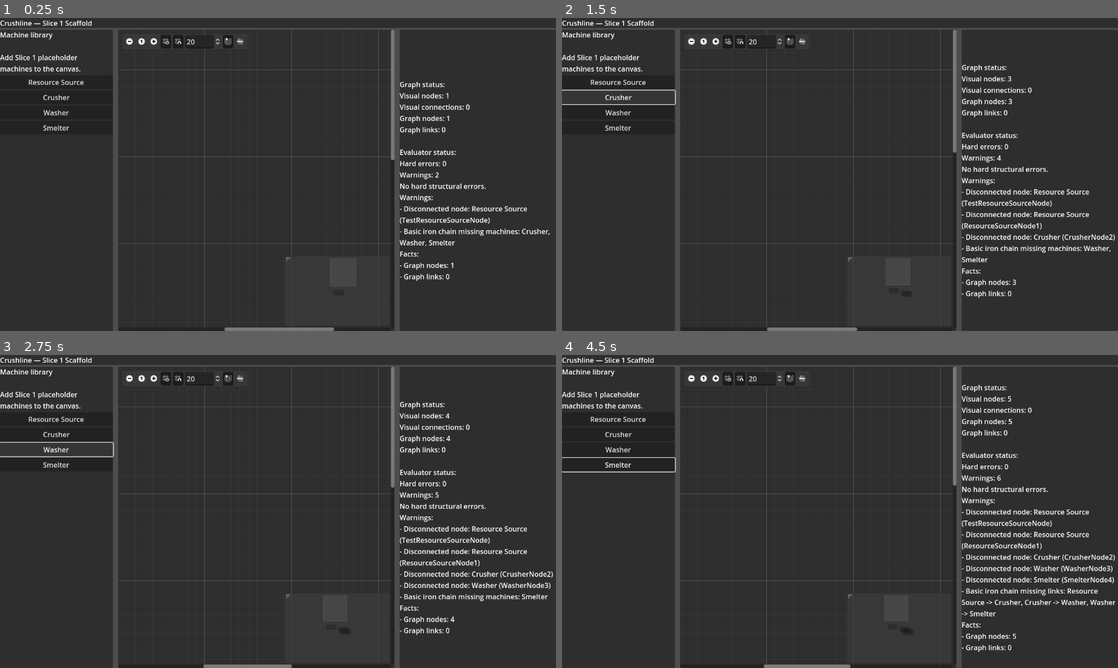
Above: before the commit, frames 1-4 (two rows, left to right).
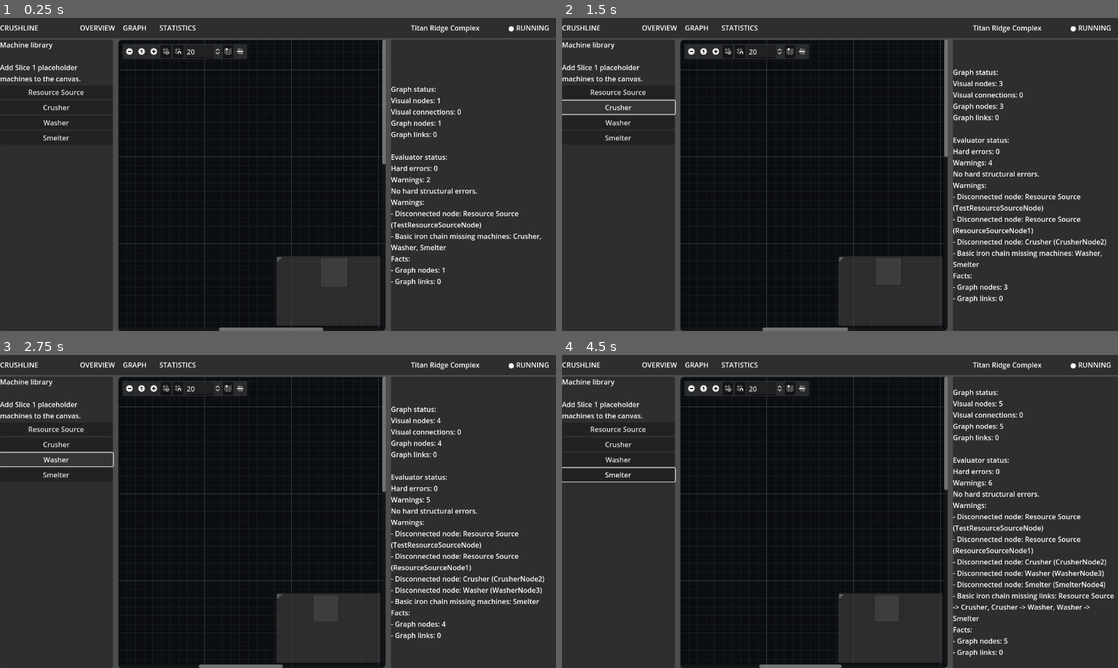
Above: after the commit, the same moments.

Repository: killerbearddude/Crushline-Godot
Game: Godot game, scene res://scenes/main/Main.tscn
Same seed, same stepped clock (60 frames per second), same inputs: the game is played once before the commit and once after it.
Inputs (mouse positions are in pixels of both pictures, inside the frame that each line leads up to; where the layout moved, square brackets give the same spot in the first picture):
- Up to frame 1 (0.25 s): no input
- Up to frame 2 (1.5 s): click "Resource Source" at 0.5 s; click "Crusher" at 1.25 s
- Up to frame 3 (2.75 s): click "Washer" at 2 s
- Up to frame 4 (4.5 s): click "Smelter" at 2.75 s; click (689, 389) [689, 380] at 3.5 s; click (717, 389) [717, 380] at 4.25 s

The runs differ from the first frame. In frame 1, 46% of the frame differs, in the area x 0-100%, y 0-100%; in frame 2, 48%; in frame 3, 48%; in frame 4, 49%.

Commit message:
Add graph screen visual pass (#13)
* Style graph nodes

* Style graph canvas

* Reshape machine node card scene

* Update graph node card slots and labels

* Add game shell top bar

* Replace node scene with card layout

* Make graph nodes read as machine cards

* Make node scene a bolder machine card

* Push machine card styling harder

* Rebuild node as compact production card

* Replace GraphNode chrome with compact card

* Feather machine card border

* Draw layered machine card background

* Remove machine card glow

* Increase graph port grab area

* Draw larger socket markers

* Allow dragging from node card body

Diff:
--- a/scenes/graph/MachineGraphNode.tscn
+++ b/scenes/graph/MachineGraphNode.tscn
@@ -3,21 +3,89 @@
 [ext_resource type="Script" path="res://scripts/ui/machine_graph_node.gd" id="machine_graph_node"]
 
 [node name="MachineGraphNode" type="GraphNode"]
-custom_minimum_size = Vector2(260, 140)
-title = "Machine"
+custom_minimum_size = Vector2(280, 136)
+title = ""
 position_offset = Vector2(80, 80)
 script = ExtResource("machine_graph_node")
 
-[node name="InputRow" type="HBoxContainer" parent="."]
+[node name="Card" type="PanelContainer" parent="."]
+custom_minimum_size = Vector2(260, 118)
 layout_mode = 2
 
-[node name="InputLabel" type="Label" parent="InputRow"]
-layout_mode = 2
-text = "In: input"
-
-[node name="OutputRow" type="HBoxContainer" parent="."]
+[node name="CardContents" type="VBoxContainer" parent="Card"]
 layout_mode = 2
 
-[node name="OutputLabel" type="Label" parent="OutputRow"]
+[node name="HeaderRow" type="HBoxContainer" parent="Card/CardContents"]
+custom_minimum_size = Vector2(0, 32)
 layout_mode = 2
-text = "Out: output"
+
+[node name="MachineGlyph" type="ColorRect" parent="Card/CardContents/HeaderRow"]
+custom_minimum_size = Vector2(28, 28)
+layout_mode = 2
+color = Color(0.18, 0.72, 0.82, 1)
+
+[node name="HeaderText" type="VBoxContainer" parent="Card/CardContents/HeaderRow"]
+layout_mode = 2
+size_flags_horizontal = 3
+
+[node name="TitleLabel" type="Label" parent="Card/CardContents/HeaderRow/HeaderText"]
+layout_mode = 2
+text = "Machine"
+
+[node name="SubtitleLabel" type="Label" parent="Card/CardContents/HeaderRow/HeaderText"]
+layout_mode = 2
+text = "PROCESS NODE"
+
+[node name="StatusLabel" type="Label" parent="Card/CardContents/HeaderRow"]
+layout_mode = 2
+text = "100%"
+
+[node name="NeedsRow" type="HBoxContainer" parent="Card/CardContents"]
+custom_minimum_size = Vector2(0, 24)
+layout_mode = 2
+
+[node name="NeedsCaption" type="Label" parent="Card/CardContents/NeedsRow"]
+custom_minimum_size = Vector2(48, 0)
+layout_mode = 2
+text = "Needs"
+
+[node name="NeedsChip" type="PanelContainer" parent="Card/CardContents/NeedsRow"]
+layout_mode = 2
+
+[node name="NeedsLabel" type="Label" parent="Card/CardContents/NeedsRow/NeedsChip"]
+layout_mode = 2
+text = "input"
+
+[node name="MakesRow" type="HBoxContainer" parent="Card/CardContents"]
+custom_minimum_size = Vector2(0, 24)
+layout_mode = 2
+
+[node name="MakesCaption" type="Label" parent="Card/CardContents/MakesRow"]
+custom_minimum_size = Vector2(48, 0)
+layout_mode = 2
+text = "Makes"
+
+[node name="MakesChip" type="PanelContainer" parent="Card/CardContents/MakesRow"]
+layout_mode = 2
+
+[node name="MakesLabel" type="Label" parent="Card/CardContents/MakesRow/MakesChip"]
+layout_mode = 2
+text = "output"
+
+[node name="FooterRow" type="HBoxContainer" parent="Card/CardContents"]
+custom_minimum_size = Vector2(0, 22)
+layout_mode = 2
+
+[node name="StatusDot" type="ColorRect" parent="Card/CardContents/FooterRow"]
+custom_minimum_size = Vector2(8, 8)
+layout_mode = 2
+color = Color(0.25, 0.95, 0.42, 1)
+
+[node name="FooterLabel" type="Label" parent="Card/CardContents/FooterRow"]
+layout_mode = 2
+size_flags_horizontal = 3
+text = "online"
+
+[node name="RateLabel" type="Label" parent="Card/CardContents/FooterRow"]
+layout_mode = 2
+text = "60/m"
--- a/scenes/main/Main.tscn
+++ b/scenes/main/Main.tscn
@@ -21,11 +21,45 @@
 grow_vertical = 2
 
 [node name="TopBar" type="PanelContainer" parent="Root"]
+custom_minimum_size = Vector2(0, 46)
 layout_mode = 2
 
-[node name="TopLabel" type="Label" parent="Root/TopBar"]
+[node name="TopNav" type="HBoxContainer" parent="Root/TopBar"]
 layout_mode = 2
-text = "Crushline — Slice 1 Scaffold"
+
+[node name="LogoLabel" type="Label" parent="Root/TopBar/TopNav"]
+custom_minimum_size = Vector2(180, 0)
+layout_mode = 2
+text = "CRUSHLINE"
+
+[node name="OverviewTab" type="Label" parent="Root/TopBar/TopNav"]
+custom_minimum_size = Vector2(95, 0)
+layout_mode = 2
+text = "OVERVIEW"
+
+[node name="GraphTab" type="Label" parent="Root/TopBar/TopNav"]
+custom_minimum_size = Vector2(80, 0)
+layout_mode = 2
+text = "GRAPH"
+
+[node name="StatsTab" type="Label" parent="Root/TopBar/TopNav"]
+custom_minimum_size = Vector2(95, 0)
+layout_mode = 2
+text = "STATISTICS"
+
+[node name="Spacer" type="Control" parent="Root/TopBar/TopNav"]
+layout_mode = 2
+size_flags_horizontal = 3
+
+[node name="ScenarioLabel" type="Label" parent="Root/TopBar/TopNav"]
+custom_minimum_size = Vector2(220, 0)
+layout_mode = 2
+text = "Titan Ridge Complex"
+
+[node name="RunStateLabel" type="Label" parent="Root/TopBar/TopNav"]
+custom_minimum_size = Vector2(110, 0)
+layout_mode = 2
+text = "● RUNNING"
 
 [node name="Body" type="HSplitContainer" parent="Root"]
 layout_mode = 2
@@ -68,10 +102,10 @@
 size_flags_horizontal = 3
 
 [node name="DiagnosticsPanel" type="PanelContainer" parent="Root/Body/WorkArea"]
-custom_minimum_size = Vector2(360, 0)
+custom_minimum_size = Vector2(380, 0)
 layout_mode = 2
 
 [node name="DiagnosticsLabel" type="Label" parent="Root/Body/WorkArea/DiagnosticsPanel"]
 layout_mode = 2
-text = "Diagnostics placeholder: deficits, bottlenecks, zero-output links, power state, unmanaged byproducts, and objective progress."
+text = "OBJECTIVES\n\nBuild a valid iron scaffold.\n\nALERTS\n\nWaiting for graph activity."
 autowrap_mode = 3
--- a/scripts/ui/graph_view_controller.gd
+++ b/scripts/ui/graph_view_controller.gd
@@ -7,12 +7,19 @@
 const CanvasAdapter = preload("res://scripts/graph/canvas_adapter.gd")
 const GraphEvaluator = preload("res://scripts/simulation/graph_evaluator.gd")
 const PORT_TYPE_RESOURCE := 0
+const CANVAS_BG := Color(0.045, 0.050, 0.062)
+const CANVAS_BORDER := Color(0.14, 0.18, 0.22)
+const GRID_MAJOR := Color(0.22, 0.28, 0.33)
+const GRID_MINOR := Color(0.11, 0.135, 0.16)
+const LINK_COLOR := Color(0.70, 0.88, 0.92)
+const PORT_GRAB_DISTANCE := 32
 
 var next_node_index := 0
 var graph_model: RefCounted = null
 var graph_evaluation: RefCounted = null
 
 func _ready() -> void:
+	_apply_canvas_style()
 	add_valid_connection_type(PORT_TYPE_RESOURCE, PORT_TYPE_RESOURCE)
 	add_valid_left_disconnect_type(PORT_TYPE_RESOURCE)
 	add_valid_right_disconnect_type(PORT_TYPE_RESOURCE)
@@ -115,6 +122,26 @@
 	graph_evaluation = GraphEvaluator.evaluate(graph_model)
 
 
+func _apply_canvas_style() -> void:
+	connection_lines_thickness = 3.0
+	add_theme_stylebox_override("panel", _make_canvas_style())
+	add_theme_color_override("grid_major", GRID_MAJOR)
+	add_theme_color_override("grid_minor", GRID_MINOR)
+	add_theme_color_override("connection_hover_tint_color", LINK_COLOR)
+	add_theme_color_override("connection_valid_target_tint_color", LINK_COLOR)
+	add_theme_constant_override("port_grab_distance_horizontal", PORT_GRAB_DISTANCE)
+	add_theme_constant_override("port_grab_distance_vertical", PORT_GRAB_DISTANCE)
+
+
+func _make_canvas_style() -> StyleBoxFlat:
+	var style := StyleBoxFlat.new()
+	style.bg_color = CANVAS_BG
+	style.border_color = CANVAS_BORDER
+	style.set_border_width_all(1)
+	style.set_corner_radius_all(8)
+	return style
+
+
 func _describe_connection(action: String, from_node: StringName, from_port: int, to_node: StringName, to_port: int) -> String:
 	return "%s:\n%s[%d] -> %s[%d]\nVisual connections: %d\nGraph links: %d" % [
 		action,
--- a/scripts/ui/machine_graph_node.gd
+++ b/scripts/ui/machine_graph_node.gd
@@ -1,7 +1,14 @@
 extends GraphNode
 
 const PORT_TYPE_RESOURCE := 0
-const PORT_COLOR := Color.WHITE
+const CARD_BG := Color(0.035, 0.050, 0.068)
+const CARD_BODY_BG := Color(0.040, 0.060, 0.082)
+const CARD_ROW_BG := Color(0.050, 0.070, 0.092)
+const TEXT_COLOR := Color(0.90, 0.96, 1.0)
+const MUTED_TEXT_COLOR := Color(0.56, 0.66, 0.76)
+const STATUS_COLOR := Color(0.25, 0.95, 0.42)
+const DEFAULT_ACCENT := Color(0.18, 0.72, 0.82)
+const SOCKET_OUTER := Color(0.018, 0.026, 0.036)
 
 @export var machine_display_name := "Machine"
 @export var input_port_label := "In: input"
@@ -9,18 +16,210 @@
 
 func _ready() -> void:
 	apply_placeholder_definition()
+	apply_visual_style()
+	_set_child_controls_mouse_passthrough()
+	queue_redraw()
+
+
+func _draw() -> void:
+	_draw_card_background()
 
 
 func apply_placeholder_definition() -> void:
-	title = machine_display_name
-
-	var input_label := get_node_or_null("InputRow/InputLabel") as Label
-	if input_label != null:
-		input_label.text = input_port_label
-
-	var output_label := get_node_or_null("OutputRow/OutputLabel") as Label
-	if output_label != null:
-		output_label.text = output_port_label
-
-	set_slot(0, true, PORT_TYPE_RESOURCE, PORT_COLOR, false, PORT_TYPE_RESOURCE, PORT_COLOR)
-	set_slot(1, false, PORT_TYPE_RESOURCE, PORT_COLOR, true, PORT_TYPE_RESOURCE, PORT_COLOR)
+	title = ""
+	_set_label_text("Card/CardContents/HeaderRow/HeaderText/TitleLabel", machine_display_name)
+	_set_label_text("Card/CardContents/HeaderRow/HeaderText/SubtitleLabel", _machine_subtitle())
+	_set_label_text("Card/CardContents/HeaderRow/StatusLabel", "100%")
+	_set_label_text("Card/CardContents/NeedsRow/NeedsChip/NeedsLabel", _clean_port_label(input_port_label))
+	_set_label_text("Card/CardContents/MakesRow/MakesChip/MakesLabel", _clean_port_label(output_port_label))
+	_set_label_text("Card/CardContents/FooterRow/FooterLabel", _footer_label())
+	_set_label_text("Card/CardContents/FooterRow/RateLabel", _rate_label())
+
+	set_slot(0, true, PORT_TYPE_RESOURCE, _port_color(input_port_label), true, PORT_TYPE_RESOURCE, _port_color(output_port_label))
+
+
+func apply_visual_style() -> void:
+	custom_minimum_size = Vector2(280, 136)
+	add_theme_stylebox_override("panel", _transparent_style())
+	add_theme_stylebox_override("panel_selected", _transparent_style())
+	add_theme_stylebox_override("titlebar", _transparent_style())
+	add_theme_stylebox_override("titlebar_selected", _transparent_style())
+	add_theme_color_override("title_color", Color(0, 0, 0, 0))
+
+	_style_card("Card", Color(0, 0, 0, 0), Color(0, 0, 0, 0), 0, 10, 0)
+	_apply_label_style("Card/CardContents/HeaderRow/HeaderText/TitleLabel", TEXT_COLOR, 13)
+	_apply_label_style("Card/CardContents/HeaderRow/HeaderText/SubtitleLabel", MUTED_TEXT_COLOR, 8)
+	_apply_label_style("Card/CardContents/HeaderRow/StatusLabel", STATUS_COLOR, 11)
+	_apply_label_style("Card/CardContents/NeedsRow/NeedsCaption", MUTED_TEXT_COLOR, 9)
+	_apply_label_style("Card/CardContents/MakesRow/MakesCaption", MUTED_TEXT_COLOR, 9)
+	_apply_label_style("Card/CardContents/NeedsRow/NeedsChip/NeedsLabel", _port_color(input_port_label), 9)
+	_apply_label_style("Card/CardContents/MakesRow/MakesChip/MakesLabel", _port_color(output_port_label), 9)
+	_apply_label_style("Card/CardContents/FooterRow/FooterLabel", MUTED_TEXT_COLOR, 8)
+	_apply_label_style("Card/CardContents/FooterRow/RateLabel", MUTED_TEXT_COLOR, 8)
+
+	_style_card("Card/CardContents/NeedsRow/NeedsChip", Color(0.045, 0.060, 0.080), _port_color(input_port_label).darkened(0.25), 1, 5, 0)
+	_style_card("Card/CardContents/MakesRow/MakesChip", Color(0.045, 0.060, 0.080), _port_color(output_port_label).darkened(0.25), 1, 5, 0)
+	_set_rect_color("Card/CardContents/HeaderRow/MachineGlyph", _machine_accent())
+	_set_rect_color("Card/CardContents/FooterRow/StatusDot", STATUS_COLOR)
+
+
+func _set_child_controls_mouse_passthrough() -> void:
+	for child in get_children():
+		_set_mouse_passthrough_recursive(child)
+
+
+func _set_mouse_passthrough_recursive(node: Node) -> void:
+	var control := node as Control
+	if control != null:
+		control.mouse_filter = Control.MOUSE_FILTER_IGNORE
+
+	for child in node.get_children():
+		_set_mouse_passthrough_recursive(child)
+
+
+func _draw_card_background() -> void:
+	var card := get_node_or_null("Card") as Control
+	if card == null:
+		return
+
+	var rect := Rect2(card.position, card.size)
+	var accent := _machine_accent()
+
+	_draw_style(rect, CARD_BG, 0, 10)
+
+	var header_rect := Rect2(rect.position + Vector2(6, 6), Vector2(rect.size.x - 12, 34))
+	_draw_style(header_rect, Color(accent.r * 0.16, accent.g * 0.16, accent.b * 0.16, 0.96), 0, 8)
+
+	var body_rect := Rect2(rect.position + Vector2(6, 42), Vector2(rect.size.x - 12, rect.size.y - 52))
+	_draw_style(body_rect, CARD_BODY_BG, 0, 8)
+
+	var inner_edge_color := Color(accent.r, accent.g, accent.b, 0.08)
+	draw_line(rect.position + Vector2(12, 8), rect.position + Vector2(rect.size.x - 12, 8), inner_edge_color, 1.0)
+	draw_line(rect.position + Vector2(12, rect.size.y - 8), rect.position + Vector2(rect.size.x - 12, rect.size.y - 8), Color(0, 0, 0, 0.18), 1.0)
+
+	_draw_socket(rect.position + Vector2(1, rect.size.y * 0.50), _port_color(input_port_label), true)
+	_draw_socket(rect.position + Vector2(rect.size.x - 1, rect.size.y * 0.50), _port_color(output_port_label), false)
+
+
+func _draw_socket(center: Vector2, color: Color, is_input: bool) -> void:
+	draw_circle(center, 10.0, SOCKET_OUTER)
+	draw_circle(center, 7.0, Color(color.r, color.g, color.b, 0.34))
+	draw_circle(center, 3.5, color)
+	var notch_direction := -1.0 if is_input else 1.0
+	draw_line(center, center + Vector2(notch_direction * 12.0, 0.0), Color(color.r, color.g, color.b, 0.58), 2.0)
+
+
+func _draw_style(rect: Rect2, bg_color: Color, border_width: int, corner_radius: int) -> void:
+	var style := _make_style(bg_color, Color(0, 0, 0, 0), border_width, corner_radius, 0)
+	draw_style_box(style, rect)
+
+
+func _machine_subtitle() -> String:
+	match machine_display_name:
+		"Resource Source":
+			return "SOURCE"
+		"Crusher":
+			return "MECHANICAL"
+		"Washer":
+			return "FLUID"
+		"Smelter":
+			return "THERMAL"
+		_:
+			return "MACHINE"
+
+
+func _rate_label() -> String:
+	if output_port_label.contains("Iron Ingot"):
+		return "360/m"
+	if output_port_label.contains("Iron Ore"):
+		return "720/m"
+	return "ready"
+
+
+func _footer_label() -> String:
+	if input_port_label.contains("none"):
+		return "no input"
+	return "route pending"
+
+
+func _machine_accent() -> Color:
+	match machine_display_name:
+		"Resource Source":
+			return Color(0.30, 0.70, 0.44)
+		"Crusher":
+			return Color(0.55, 0.64, 0.70)
+		"Washer":
+			return Color(0.25, 0.58, 0.92)
+		"Smelter":
+			return Color(0.95, 0.45, 0.18)
+		_:
+			return DEFAULT_ACCENT
+
+
+func _port_color(label_text: String) -> Color:
+	if label_text.contains("Iron Ingot"):
+		return Color(0.95, 0.64, 0.23)
+	if label_text.contains("Washed Iron Ore"):
+		return Color(0.70, 0.84, 0.88)
+	if label_text.contains("Crushed Iron Ore"):
+		return Color(0.62, 0.66, 0.70)
+	if label_text.contains("Iron Ore"):
+		return Color(0.78, 0.45, 0.24)
+	if label_text.contains("none"):
+		return MUTED_TEXT_COLOR
+	return DEFAULT_ACCENT
+
+
+func _clean_port_label(label_text: String) -> String:
+	return label_text.replace("In: ", "").replace("Out: ", "")
+
+
+func _set_label_text(path: String, text_value: String) -> void:
+	var label := get_node_or_null(path) as Label
+	if label != null:
+		label.text = text_value
+
+
+func _set_rect_color(path: String, color: Color) -> void:
+	var rect := get_node_or_null(path) as ColorRect
+	if rect != null:
+		rect.color = color
+
+
+func _apply_label_style(path: String, color: Color, font_size: int) -> void:
+	var label := get_node_or_null(path) as Label
+	if label == null:
+		return
+	label.add_theme_color_override("font_color", color)
+	label.add_theme_font_size_override("font_size", font_size)
+
+
+func _style_card(path: String, bg_color: Color, border_color: Color, border_width: int, corner_radius: int, shadow_size: int) -> void:
+	var panel := get_node_or_null(path) as PanelContainer
+	if panel != null:
+		panel.add_theme_stylebox_override("panel", _make_style(bg_color, border_color, border_width, corner_radius, shadow_size))
+
+
+func _make_style(bg_color: Color, border_color: Color, border_width: int, corner_radius: int, shadow_size: int) -> StyleBoxFlat:
+	var style := StyleBoxFlat.new()
+	style.bg_color = bg_color
+	style.border_color = border_color
+	style.set_border_width_all(border_width)
+	style.set_corner_radius_all(corner_radius)
+	style.content_margin_left = 8
+	style.content_margin_right = 8
+	style.content_margin_top = 6
+	style.content_margin_bottom = 6
+	return style
+
+
+func _transparent_style() -> StyleBoxFlat:
+	var style := StyleBoxFlat.new()
+	style.bg_color = Color(0, 0, 0, 0)
+	style.border_color = Color(0, 0, 0, 0)
+	style.set_border_width_all(0)
+	style.content_margin_left = 0
+	style.content_margin_right = 0
+	style.content_margin_top = 0
+	style.content_margin_bottom = 0
+	return style
